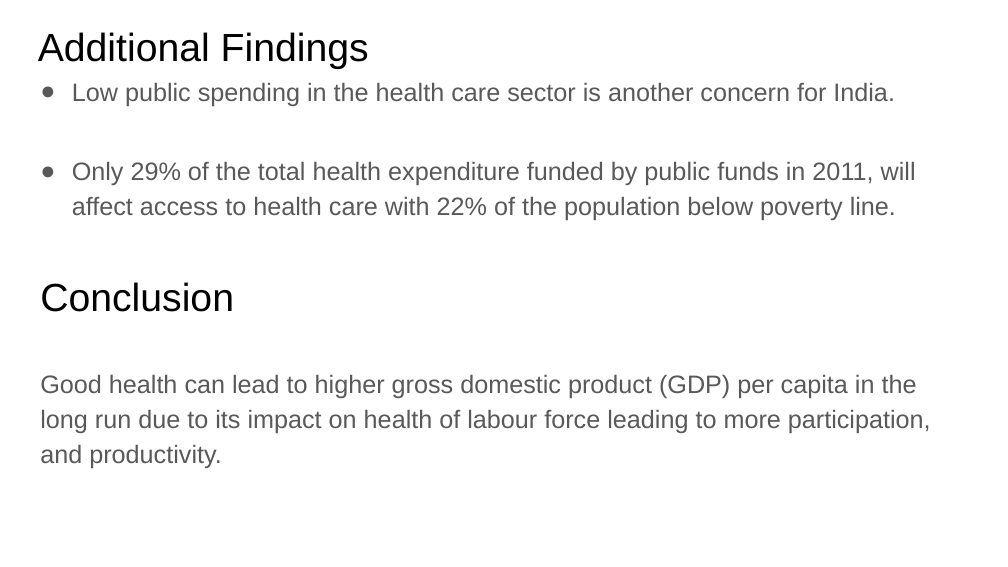
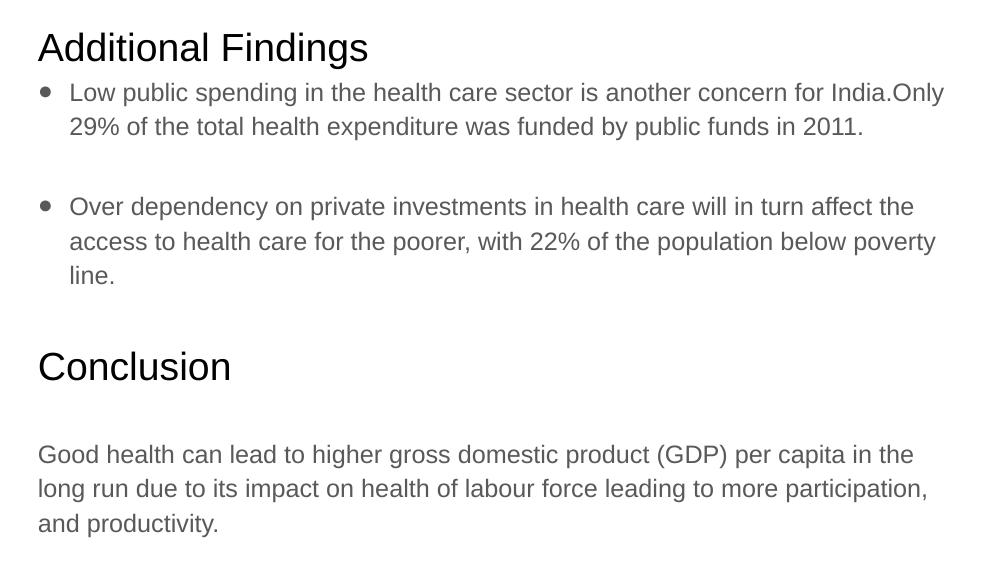
Before and after one commit to chinmay1011/DataScience, a slide deck: slide 8 of DSE 200X_ Mini Project Presentation_ChinmaySawant.pptx. Drawn at 1008x567 pixels with LibreOffice and Linux fonts; fonts in the diff are those of the drawing. Boxes give left, top, right and bottom in pixels: in the first picture for what was removed or moved away, otherwise in the second. Text is boxed around its words. In the diff, an @@ line names an element or a change of style, - is before the commit and + after.

```diff
--- a/DSE 200X_ Mini Project Presentation_ChinmaySawant.pptx
+++ b/DSE 200X_ Mini Project Presentation_ChinmaySawant.pptx
@@ text at <box>69,82,944,284</box>: text changed @@
-● Low public spending in the health care sector is another concern for India.
-● Only 29% of the total health expenditure funded by public funds in 2011, will affect access to health care with 22% of the population below poverty line.
+● Low public spending in the health care sector is another concern for India.Only 29% of the total health expenditure was funded by public funds in 2011.
+● Over dependency on private investments in health care will in turn affect the access to health care for the poorer, with 22% of the population below poverty line.
```
Also in this commit, not shown: 3 other slides changed, 3 other files.
